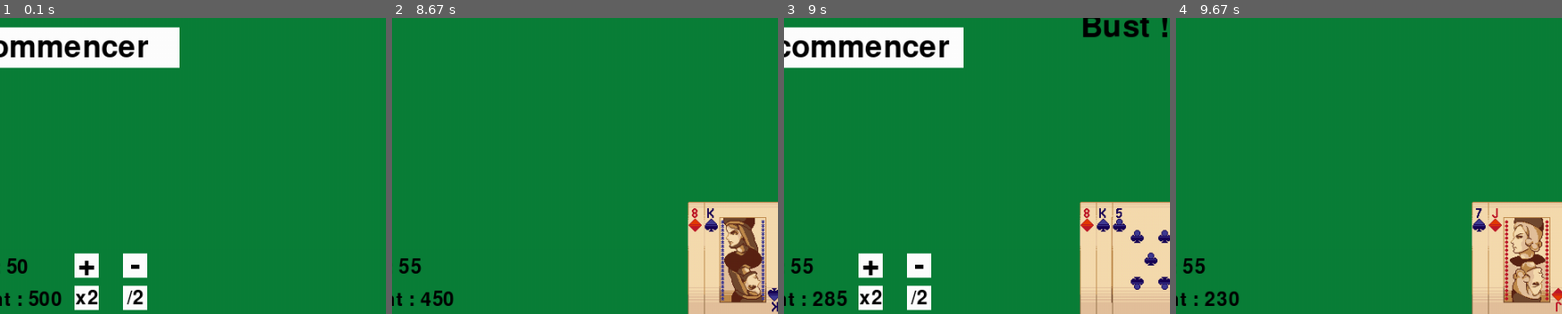
Above: before the commit, frames 1-4 (left to right).
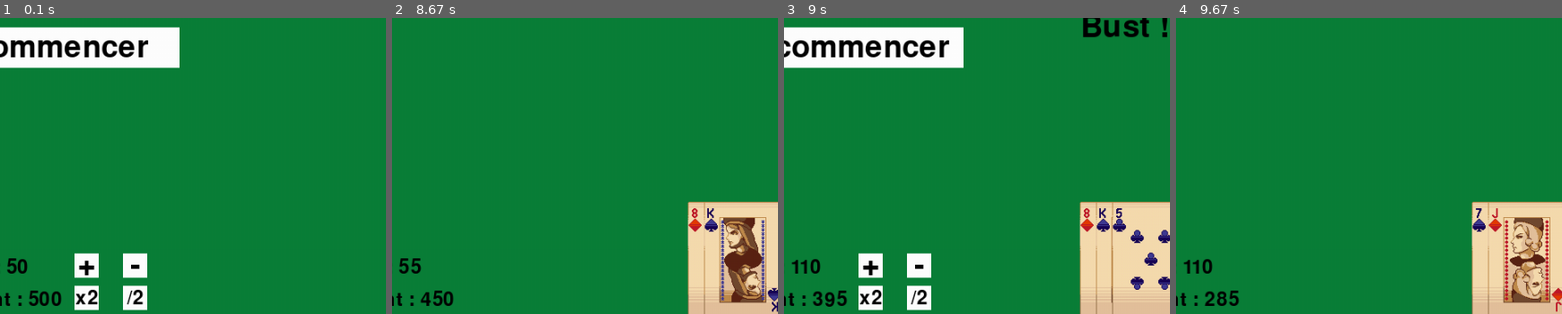
Above: after the commit, the same moments.

Repository: oscorchan/blackJack-Pygame
Game: pygame game, started from main.py
Same seed, same stepped clock (60 frames per second), same inputs: the game is played once before the commit and once after it.
Inputs (mouse positions are % of the whole screen's width and height, from its top left):
- Up to frame 1 (0.1 s): no input
- Up to frame 2 (8.67 s): click "Commencer" at 0.38 s; click "Rester" at 0.72 s; click "x2" at 1.05 s; click "-" at 1.38 s; click (28, 30) at 1.72 s; click "/2" at 2.55 s; click (35, 17) at 2.88 s; click "+" at 3.72 s; click (19, 37) at 4.05 s; click "Commencer" at 4.88 s; click "Doubler" at 5.22 s; click (20, 56) at 6.05 s; click "Tirer" at 6.88 s; click (83, 58) at 7.22 s; click "Recommencer" at 8.38 s
- Up to frame 3 (9 s): click (90, 62) at 8.72 s
- Up to frame 4 (9.67 s): click "Commencer" at 9.05 s
The pictures show only the part of the screen within x 8-58%, y 48-98%; the shares and areas given below are measured in that part.

Frames 1-2 are identical in both runs. In frame 3, 0.4% of the frame differs, in the area x 1-14%, y 81-98%; in frame 4, 0.3%.

Commit message:
Correction split et modification comparerMain()

Diff:
--- a/main.py
+++ b/main.py
@@ -156,9 +156,12 @@
     def __init__(self) -> None:
         self.hand = Hand()
         self.money = 500
-        self.bet = 50
+        self.bet = [50, 0]
         self.hasSplit = False
+        self.hasDouble = False
         self.hand2 = Hand()
+        self.mainGagne = 0
+        self.mainPerdu = 0
 
     def dessiner(self, screen, xOffset, y, hand):
         for card in hand.cards:
@@ -186,6 +189,7 @@
         self.assurence = False
 
         self.canDouble = False
+        self.canDoubleHand2 = False
 
         self.premiereMainTermine = False
 
@@ -251,7 +255,7 @@
         textRect = textSurface.get_rect(topleft=(10,HAUTEUR - 50))
         self.screen.blit(textSurface, textRect)
 
-        textSurfaceMise = font.render("Mise : "+ str(round(self.player.bet)), 1, BLACK)
+        textSurfaceMise = font.render("Mise : "+ str(round(self.player.bet[0] + self.player.bet[1])), 1, BLACK)
         textMiseRect = textSurfaceMise.get_rect(topleft=(10, HAUTEUR - 90))
         self.screen.blit(textSurfaceMise, textMiseRect)
 
@@ -262,19 +266,19 @@
 
     def gagner(self):
         self.message = "Gagné !"
-        self.player.money += 2*self.player.bet
+        self.player.money += 2*self.player.bet[0]
         self.gameStarted = False
         self.winSound.play()
 
     def egalite(self):
         self.message = "Egalité"
-        self.player.money += self.player.bet
+        self.player.money += self.player.bet[0]
         self.gameStarted = False
         self.winSound.play()
 
     def perdreAvecAssurance(self):
         self.message = "Perdu !"
-        self.player.money += 1.5 * self.player.bet
+        self.player.money += 1.5 * self.player.bet[0]
         self.gameStarted = False
         self.winSound.play()
 
@@ -287,18 +291,53 @@
                 self.perdreAvecAssurance()
             else:
                 self.perdre()
-        if self.dealer.hand.calculerTotal() <= 21 and self.player.hand.calculerTotal() < self.dealer.hand.calculerTotal():
-            self.perdre()
-        elif self.dealer.hand.calculerTotal() > 21 or (self.dealer.hand.calculerTotal() < self.player.hand.calculerTotal()):
-            self.gagner()
+        if self.player.hasSplit:
+            for bet, hand in zip(self.player.bet, [self.player.hand, self.player.hand2]):
+                if self.dealer.hand.calculerTotal() <= 21 and hand.calculerTotal() < self.dealer.hand.calculerTotal():
+                    self.player.mainPerdu += 1
+                elif self.dealer.hand.calculerTotal() > 21 or (self.dealer.hand.calculerTotal() < hand.calculerTotal()) and not self.player.isBusted(hand):
+                    self.player.money += 2*bet
+                    self.player.mainGagne += 1
+                else:
+                    self.player.money += bet
+            if self.player.mainGagne > self.player.mainPerdu:
+                self.message = "Gagné !"
+                self.gameStarted = False
+                self.winSound.play()
+            elif self.player.mainGagne < self.player.mainPerdu:
+                self.message = "Perdu !"
+                self.gameStarted = False
+                self.looseSound.play()
+            else:
+                self.message = "Egalité"
+                self.gameStarted = False
+                self.winSound.play()
+
         else:
-            self.egalite()
+            if self.dealer.hand.calculerTotal() <= 21 and self.player.hand.calculerTotal() < self.dealer.hand.calculerTotal():
+                self.perdre()
+            elif self.dealer.hand.calculerTotal() > 21 or (self.dealer.hand.calculerTotal() < self.player.hand.calculerTotal()):
+                self.gagner()
+            else:
+                self.egalite()
+
+        if self.player.hasDouble:
+            self.player.bet[0] /= 2
+
+        self.player.bet[1] = 0
 
     def start(self):
 
         self.gameStarted = True
         self.assurence = False
         self.canSplit = False
+        self.player.bet[1] = 0
+
+        self.player.mainGagne = 0
+        self.player.mainPerdu = 0
+
+        self.player.hasDouble = False
+        self.player.hasSplit = False
 
         self.premiereMainTermine = False
 
@@ -309,9 +348,9 @@
         self.player.hand.addCard(self.deck.deal())
         self.dealer.hand.addCard(self.deck.deal())
 
-        self.player.money -= self.player.bet
-
-        if self.player.money >= self.player.bet:
+        self.player.money -= self.player.bet[0]
+
+        if self.player.money >= self.player.bet[0]:
             self.canDouble = True
 
         self.deck.dealSound.set_volume(1)
@@ -322,7 +361,7 @@
         elif self.player.hand.hasBlackjack():
             self.message = "BlackJack"
             self.winSound.play()
-            self.player.money += self.player.bet * 2.5
+            self.player.money += self.player.bet[0] * 2.5
             self.gameStarted = False
         elif self.dealer.hand.hasBlackjack():
             if self.dealer.hand.cards[1].value == 1:
@@ -352,7 +391,8 @@
                 if event.type == pygame.MOUSEBUTTONDOWN and event.button == 1:
 
                     if self.boutonSplit.estClique(pygame.mouse.get_pos()) and self.canSplit and not self.afficherBoutonAssurance:
-                        self.player.money -= self.player.bet
+                        self.player.money -= self.player.bet[0]
+                        self.player.bet[1] = self.player.bet[0]
                         self.player.hasSplit = True
                         self.canSplit = False
                         self.player.hand2.addCard(self.player.hand.cards.pop(1))
@@ -362,25 +402,20 @@
                     if self.boutonTirer.estClique(pygame.mouse.get_pos()) and not self.message and not self.afficherBoutonAssurance:
                         self.canDouble = False
                         self.canSplit = False
-                        print(self.premiereMainTermine)
                         if not self.premiereMainTermine:
                             self.player.hit(self.player.hand, self.deck)
                             if self.player.isBusted(self.player.hand):
                                 self.looseSound.play()
                                 if self.player.hasSplit:
-                                    print("Fin de la main 1")
                                     self.premiereMainTermine = True
-                                    print(self.premiereMainTermine)
                                 else:
                                     self.message = "Bust"
                             elif self.player.hand.calculerTotal() == 21:
                                 if self.player.hasSplit:
                                     self.premiereMainTermine = True
-                                    print("Fin de la main 1")
                                 else:
                                     self.comparerMains()
                         elif self.premiereMainTermine == True:
-                            print("Main 2 à tiré")
                             self.player.hit(self.player.hand2, self.deck)
                             if self.player.isBusted(self.player.hand2):
                                 self.looseSound.play()
@@ -389,7 +424,7 @@
                     if self.boutonAssurance.estClique(pygame.mouse.get_pos()):
                         self.assurence = True
                         self.afficherBoutonAssurance = False
-                        self.player.money -= self.player.bet / 2
+                        self.player.money -= self.player.bet[0] / 2
                     elif self.boutonPasAssurance.estClique(pygame.mouse.get_pos()):
                         self.afficherBoutonAssurance = False
 
@@ -402,49 +437,48 @@
                             self.comparerMains()
                         else:
                             self.premiereMainTermine = True
-                            print("Fin de la main 1")
 
                     if self.boutonDoubler.estClique(pygame.mouse.get_pos()) and not self.player.hand.calculerTotal() >= 21 and not self.message and self.canDouble and not self.afficherBoutonAssurance:
-                        self.player.money -= self.player.bet
-                        self.player.bet *= 2
+                        self.player.money -= self.player.bet[0]
+                        self.player.bet[0] *= 2
                         self.player.hit(self.player.hand, self.deck)
+                        self.player.hasDouble = True
                         if self.player.isBusted(self.player.hand):
                             self.message = "Bust !"
                             self.looseSound.play()
-                            self.player.money -= self.player.bet
                             self.gameStarted = False
+                        elif not self.player.hasSplit:
+                            self.comparerMains()
                         else:
-                            self.comparerMains()
-
-                        self.player.bet /= 2
-
-                    if self.message and self.boutonRecommencer.estClique(pygame.mouse.get_pos()) and self.player.money > 0 and self.player.money >= self.player.bet:
+                            self.premiereMainTermine = True
+
+                    if self.message and self.boutonRecommencer.estClique(pygame.mouse.get_pos()) and self.player.money > 0 and self.player.money >= self.player.bet[0]:
                         self.reset()
                         self.start()
 
                     if not self.gameStarted:
                         if self.boutonAugmenterMise.estClique(pygame.mouse.get_pos()):
-                            if self.player.money >= self.player.bet + 10:
-                                self.player.bet += 10
+                            if self.player.money >= self.player.bet[0] + 10:
+                                self.player.bet[0] += 10
                             else :
-                                self.player.bet = self.player.money
+                                self.player.bet[0] = self.player.money
                         if self.boutonDiminuerMise.estClique(pygame.mouse.get_pos()):
-                            if self.player.bet >= 10:
-                                self.player.bet -= 10
+                            if self.player.bet[0] >= 10:
+                                self.player.bet[0] -= 10
                             else :
-                                self.player.bet = 0
+                                self.player.bet[0] = 0
                         if self.boutonDoublerMise.estClique(pygame.mouse.get_pos()):
-                            if self.player.money >= self.player.bet * 2:
-                                self.player.bet *= 2
+                            if self.player.money >= self.player.bet[0] * 2:
+                                self.player.bet[0] *= 2
                             else :
-                                self.player.bet = self.player.money
+                                self.player.bet[0] = self.player.money
                         if self.boutonDiviserMise.estClique(pygame.mouse.get_pos()):
-                            self.player.bet = round(self.player.bet /2)
-                            if self.player.bet < 10:
+                            self.player.bet[0] = round(self.player.bet[0] /2)
+                            if self.player.bet[0] < 10:
                                 if self.player.money < 10:
-                                    self.player.bet = self.player.money
+                                    self.player.bet[0] = self.player.money
                                 else:
-                                    self.player.bet = 10
+                                    self.player.bet[0] = 10
 
             self.screen.fill(BACKGROUND_COLOR)
 
